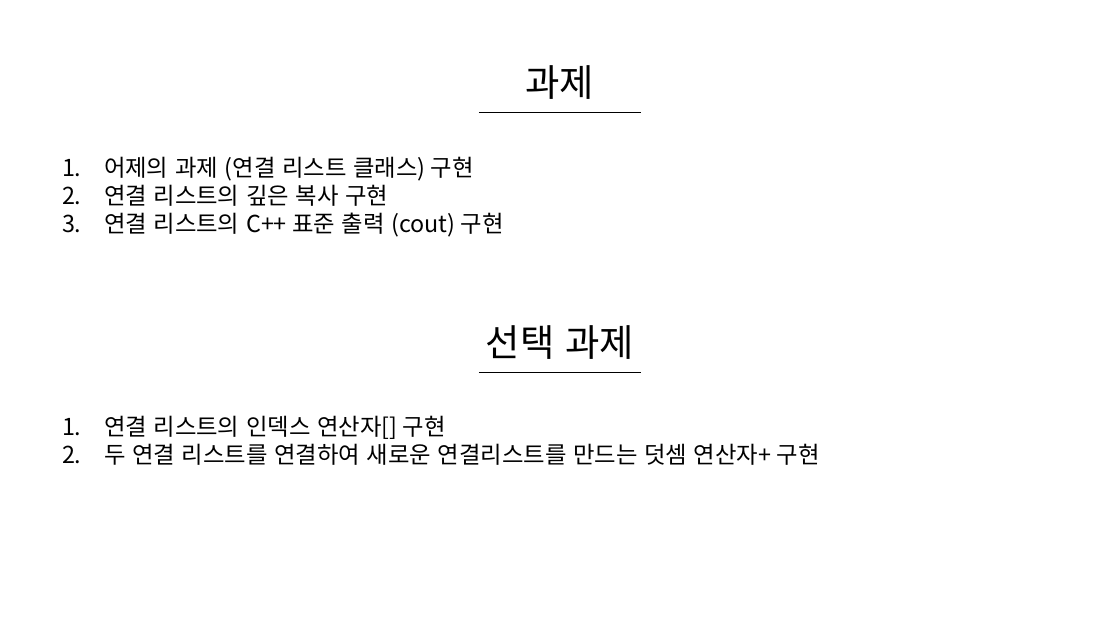
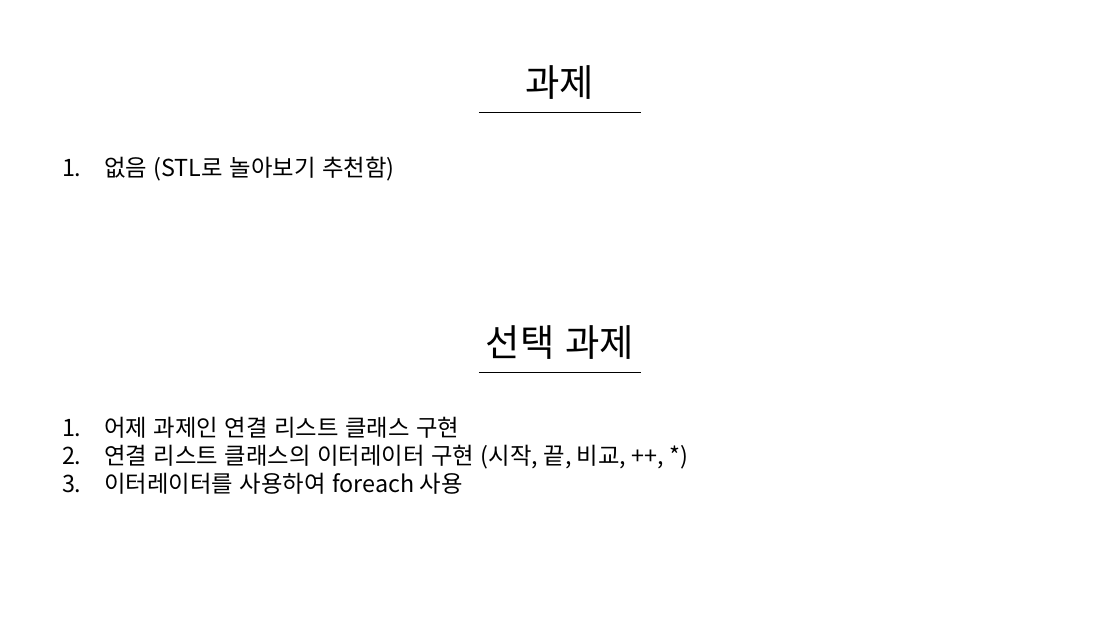
Before and after one commit to WooLyung/2021-RG-Lecture, a slide deck: slide 37 of 수업 자료/4 - C++ STL.pptx (slide 10 before the commit). Drawn at 1120x630 pixels with LibreOffice and Linux fonts; fonts in the diff are those of the drawing. Boxes give left, top, right and bottom in pixels: in the first picture for what was removed or moved away, otherwise in the second. Text is boxed around its words. In the diff, an @@ line names an element or a change of style, - is before the commit and + after.

```diff
--- a/수업 자료/4 - C++ STL.pptx
+++ b/수업 자료/4 - C++ STL.pptx
@@ text at (104, 156, 394, 181): text changed @@
-1. 어제의 과제 (연결 리스트 클래스) 구현
-2. 연결 리스트의 깊은 복사 구현
-3. 연결 리스트의 C++ 표준 출력 (cout) 구현
+1. 없음 (STL로 놀아보기 추천함)
@@ text at (104, 416, 627, 494): text changed @@
-1. 연결 리스트의 인덱스 연산자[] 구현
-2. 두 연결 리스트를 연결하여 새로운 연결리스트를 만드는 덧셈 연산자+ 구현
+1. 어제 과제인 연결 리스트 클래스 구현
+2. 연결 리스트 클래스의 이터레이터 구현 (시작, 끝, 비교, ++, *)
+3. 이터레이터를 사용하여 foreach 사용
```
Also in this commit, not shown: 7 other slides changed, 27 slides added, 5 other files.
